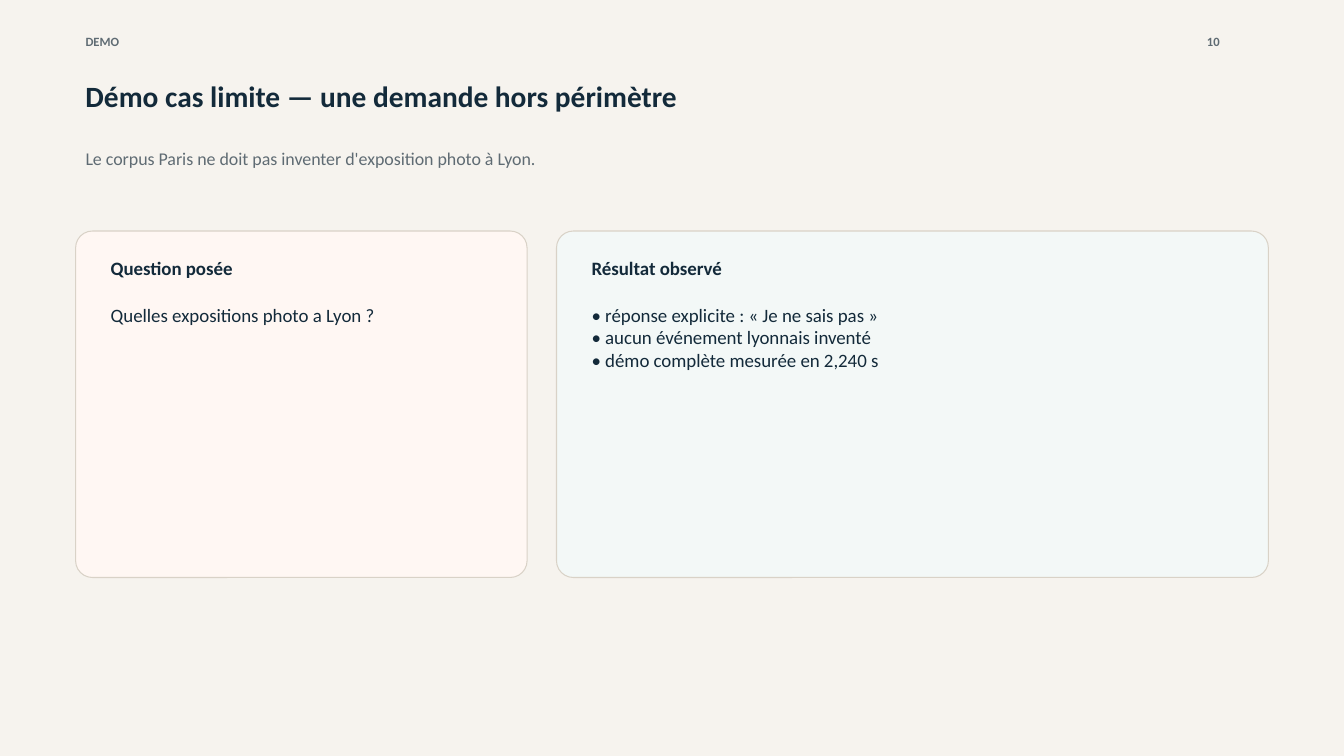
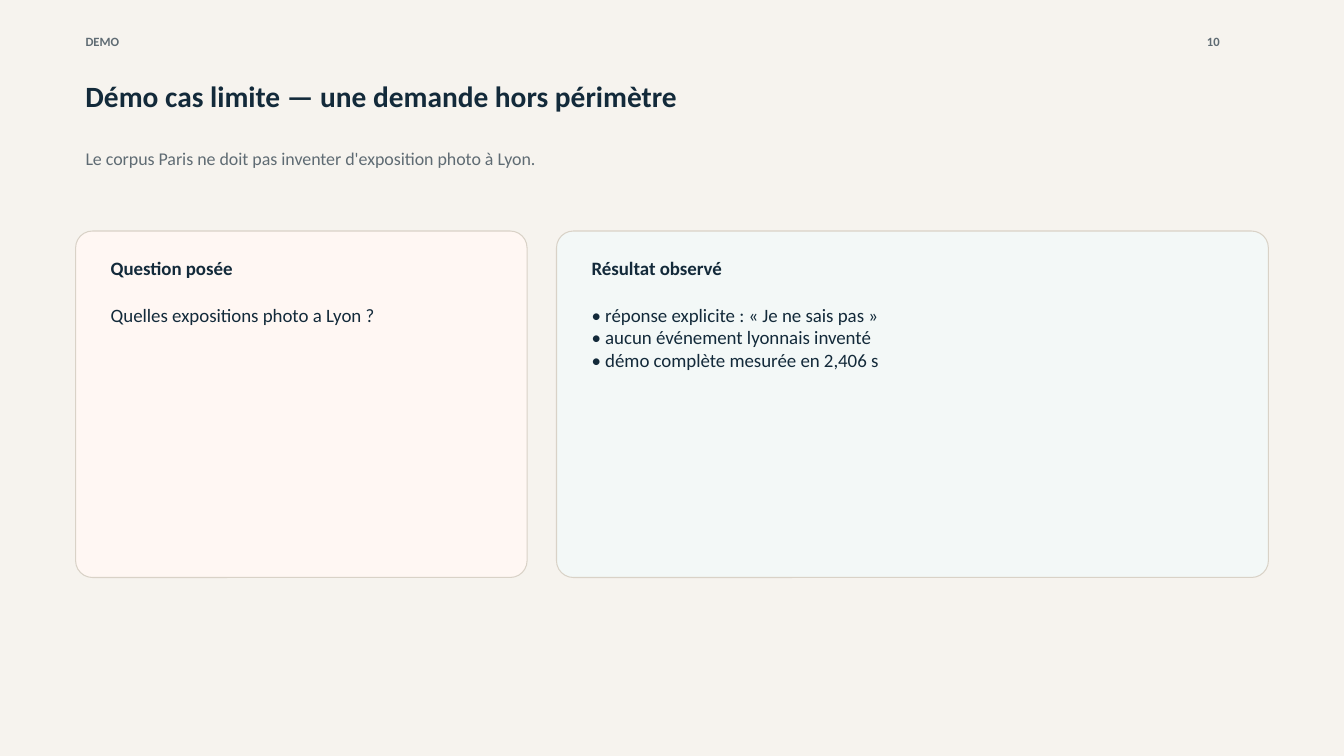
Before and after one commit to hgbe-GH/Projet7, a slide deck: slide 10 of outputs/openagenda-rag-soutenance.pptx. Drawn at 1344x756 pixels with LibreOffice and Linux fonts; fonts in the diff are those of the drawing. Boxes give left, top, right and bottom in pixels: in the first picture for what was removed or moved away, otherwise in the second. Text is boxed around its words. In the diff, an @@ line names an element or a change of style, - is before the commit and + after.

```diff
--- a/outputs/openagenda-rag-soutenance.pptx
+++ b/outputs/openagenda-rag-soutenance.pptx
@@ text at box(605, 354, 878, 370): text changed @@
-• démo complète mesurée en 2,240 s
+• démo complète mesurée en 2,406 s
```
Also in this commit, not shown: 2 other slides changed, 17 other files.
